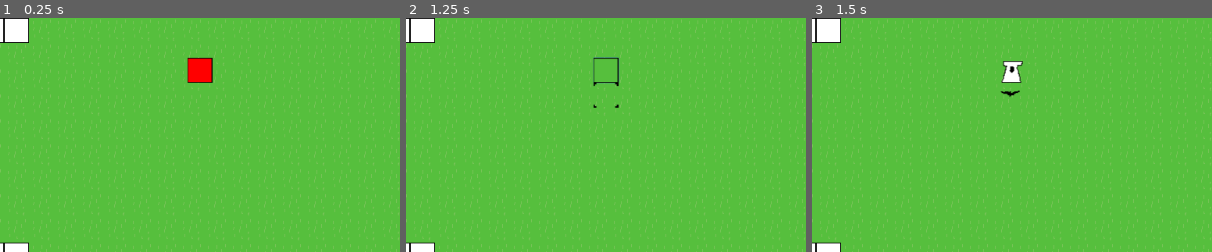
Above: before the commit, frames 1-3 (left to right).
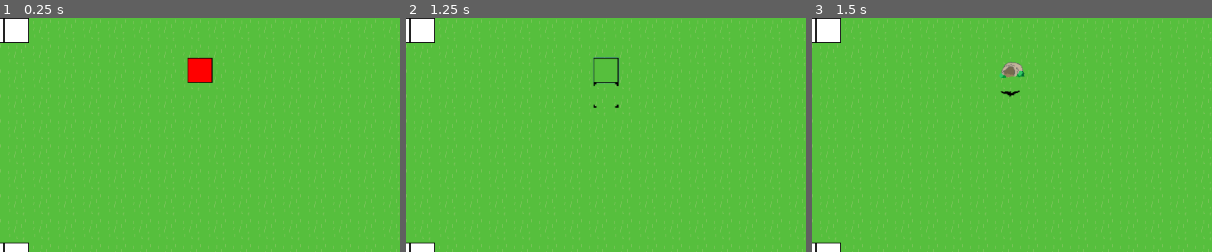
Above: after the commit, the same moments.

Repository: S-D-V-A-S-M-V-V-I-C-T-S-S-BAGGER/CovidTowerDefense
Game: Godot game, scene res://Levels/BaseLevel.tscn
Two runs of this game, one before a commit and one after it. Both use one fixed random seed, a clock stepped at 60 frames per second and the inputs below.
Inputs (mouse positions are % of the whole screen's width and height, from its top left):
- Up to frame 1 (0.25 s): no input
- Up to frame 2 (1.25 s): click (68, 11) at 0.52 s
- Up to frame 3 (1.5 s): click "Bat" at 1.25 s
The pictures show only the part of the screen within x 43-93%, y 0-50%; the shares and areas given below are measured in that part.

Frames 1-2 are identical in both runs. In frame 3, 0.5% of the frame differs, in the area x 47-54%, y 18-28%.

Commit message:
add texture to batcave

Diff:
--- a/Towers/BatTower.tscn
+++ b/Towers/BatTower.tscn
@@ -2,7 +2,7 @@
 
 [ext_resource path="res://Towers/BatTower.gd" type="Script" id=1]
 [ext_resource path="res://PlaceHolders/BatsPlaceholder.png" type="Texture" id=2]
-[ext_resource path="res://PlaceHolders/TowerPlaceholder.png" type="Texture" id=3]
+[ext_resource path="res://Sprites/grot.png" type="Texture" id=3]
 
 [sub_resource type="AtlasTexture" id=1]
 flags = 4
@@ -60,6 +60,8 @@
 time_between_bats = 7.0
 
 [node name="Sprite" type="Sprite" parent="."]
+position = Vector2( -1.43527, -0.0956873 )
+scale = Vector2( 0.583775, 0.583775 )
 texture = ExtResource( 3 )
 
 [node name="Bat" type="Area2D" parent="."]
